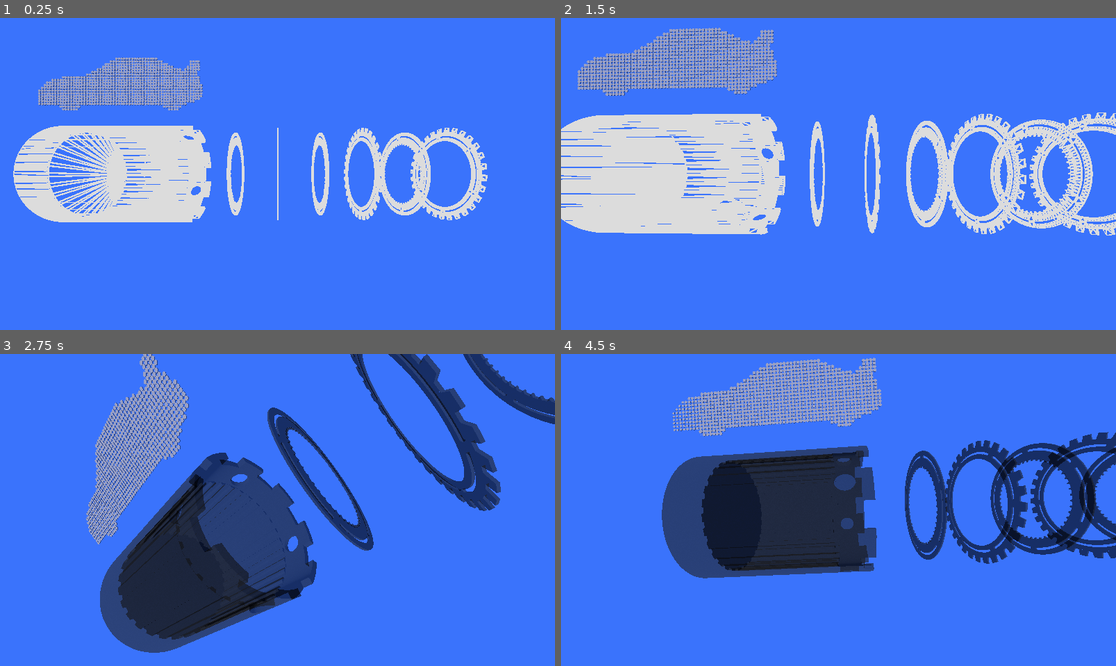
Above: before the commit, frames 1-4 (two rows, left to right).
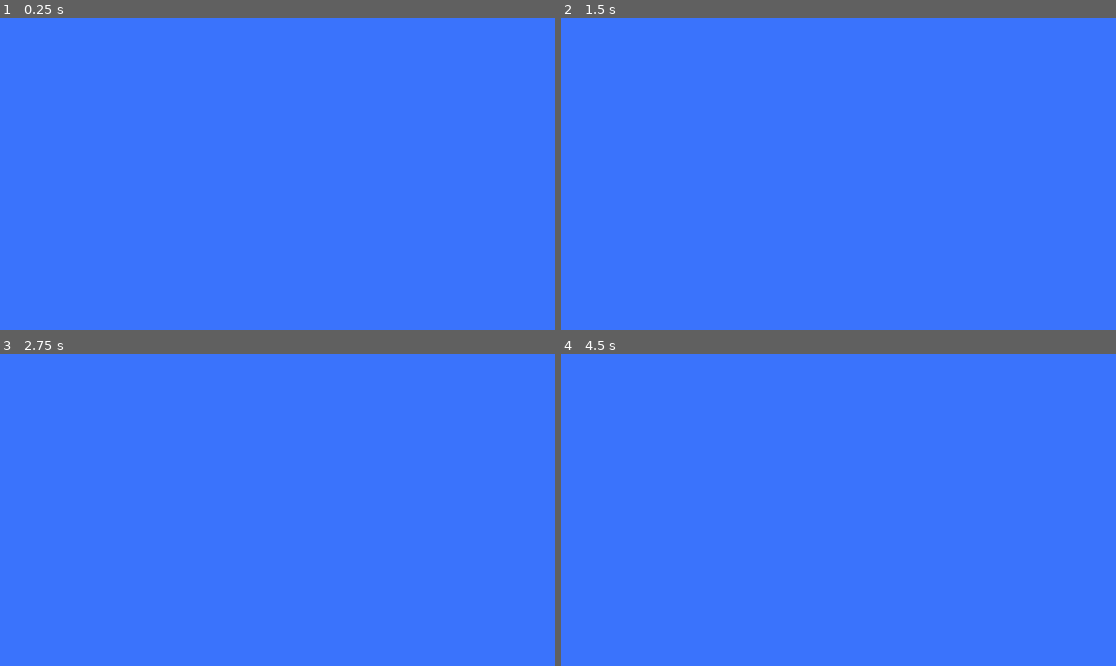
Above: after the commit, the same moments.

Repository: sjhennion/godot-dccd-demo
Game: Godot game, scene res://scenes/root.tscn
Two runs of this game, one before a commit and one after it. Both use one fixed random seed, a clock stepped at 60 frames per second and the inputs below.
Inputs (mouse positions are in pixels of both pictures, inside the frame that each line leads up to):
- Up to frame 1 (0.25 s): no input
- Up to frame 2 (1.5 s): move the mouse to (960, 158) at 0.52 s; hold C (CycleCamera) 0.53-1.28 s; move the mouse to (727, 189) at 1.27 s; tap C (CycleCamera) at 1.35 s
- Up to frame 3 (2.75 s): move the mouse to (333, 441) at 2.02 s; hold S (SwapShader) from 2.03 s (still down); tap C (CycleCamera) at 2.3 s
- Up to frame 4 (4.5 s): move the mouse to (810, 572) at 2.77 s; release S (SwapShader) at 2.78 s; tap T (TransitionToHousing) at 2.85 s; tap C (CycleCamera) at 3.05, 4.35 s; move the mouse to (1005, 556) at 3.52 s; hold C (CycleCamera) 3.53-4.28 s; tap B (CycleBitmap) at 4.15 s; move the mouse to (672, 463) at 4.27 s

The runs differ from the first frame. In frame 1, 15% of the frame differs, in the area x 2-88%, y 12-66%; in frame 2, 25%; in frame 3, 27%, in the area x 15-100%, y 0-96%; in frame 4, 26%.

Commit message:
Mostly layout work

Diff:
--- /dev/null
+++ b/project/scenes/StylizedLabel3D.tscn
@@ -0,0 +1,6 @@
+[gd_scene load_steps=2 format=3 uid="uid://01evbmqmeqv5"]
+
+[ext_resource type="Script" uid="uid://d1g2f61iufjon" path="res://scenes/stylized_label_3d.gd" id="1_khfk6"]
+
+[node name="StylizedLabel3d" type="Label3D"]
+script = ExtResource("1_khfk6")
--- a/project/scenes/dot_display.gd
+++ b/project/scenes/dot_display.gd
@@ -3,9 +3,11 @@
 #@onready var camera := $Camera3D
 #@onready var title_card := $Camera3D/TitleCard
 
+var mouse_over_viewpoint: Node3D
+
 const width := 64
 const height := 48
-const dot_r := 0.015
+const dot_r := 0.013
 const dot_height := 0.005
 const dot_gap := 0.03
 
@@ -36,7 +38,36 @@
 	var peanut := Image.load_from_file("res://images/peanut_side.png")
 	peanut_bitmap = convert_png_to_bitmap(peanut)
 
-	draw_display("peanut", peanut_bitmap)
+	#draw_display("peanut", peanut_bitmap)
+
+	call_deferred("start_bitmap_cycle_loop")
+	await get_tree().create_timer(1.0).timeout
+
+var clear_started := false
+func start_clear() -> void:
+	clear_started = true
+	clear_bitmap()
+
+func clear_bitmap() -> void:
+	for c: int in range(width - 1, -1, -1):
+		for r: int in range(height - 1, -1, -1):
+			var dot: CSGCylinder3D = dots[r][c]
+			var tween = get_tree().create_tween()
+			#tween.tween_property(dot, "modulate:a", 0.0, 1.5)
+			tween.tween_property(dot, "scale", Vector3(0.0, 0.0, 0.0), scale_down_dur)
+			tween.tween_callback(func():
+				dot.visible = false
+			)
+		await get_tree().create_timer(col_time_gap).timeout
+
+func start_bitmap_cycle_loop() -> void:
+	if clear_started:
+		return
+	await get_tree().create_timer(4.5).timeout
+	if clear_started:
+		return
+	cycle_bitmap()
+	start_bitmap_cycle_loop()
 
 const scale_down_dur := 1.0
 const scale_up_dur := 1.0
@@ -52,6 +83,9 @@
 func scale_load(bitmap_name: String, bitmap: Array[Array]) -> void:
 	for c: int in range(width):
 		for r: int in range(height):
+			if clear_started:
+				return
+
 			var dot: CSGCylinder3D = dots[r][c]
 
 			var cur_dot = current_bitmap[r][c]
@@ -89,7 +123,7 @@
 
 
 var wave_time_gap := 3.0
-var col_time_gap := 0.02
+var col_time_gap := 0.005
 var wave_dot_rot_dur := 1.0
 var wave_pos_delta := 0.03
 
@@ -106,10 +140,6 @@
 			tween2.set_trans(Tween.TransitionType.TRANS_SINE)
 			tween2.tween_property(dot, "position", Vector3(dot.position.x, dot.position.y + wave_pos_delta, dot.position.z), wave_dot_rot_dur)
 			tween2.tween_property(dot, "position", Vector3(dot.position.x, dot.position.y, dot.position.z), wave_dot_rot_dur)
-	#	await get_tree().create_timer(col_time_gap).timeout
-
-	#wave()
-
 
 func wave_load_callback(bitmap: Array[Array], row: int, col: int) -> void:
 	dots[row][col].visible = bitmap[row][col] == 1
@@ -156,19 +186,31 @@
 	var x_offset := (width * dot_gap) / 2.0
 	var y_offset := (height * dot_gap) / 2.0
 
+	var wireframe_shader := load("res://shaders/wireframe.gdshader")
+	var mat := ShaderMaterial.new()
+	mat.shader = wireframe_shader
+	mat.set_shader_parameter("modelColor", Color("3a73fc"))
+	mat.set_shader_parameter("wireframeColor", Color(1.0, 1.0, 1.0, 1.0))
+	mat.set_shader_parameter("width", 5.0)
+
 	for r: int in range(height):
 		var row := Array()
+		var bitmap_row := Array()
 		for c: int in range(width):
 			var dot := CSGCylinder3D.new()
+			dot.material = mat
 			dot.radius = dot_r
 			dot.height = dot_height
 			var x := (c * dot_gap) - x_offset + dot_gap / 2.0
 			var y := y_offset - (r * dot_gap) - dot_gap / 2.0
 			dot.position = Vector3(x, y, 0.0)
 			dot.rotation = Vector3(PI / 2.0, 0.0, 0.0)
+			dot.scale = Vector3(scale_down_factor, scale_down_factor, scale_down_factor)
 			row.append(dot)
+			bitmap_row.append(0)
 			add_child(dot)
 		dots.append(row)
+		current_bitmap.append(bitmap_row)
 
 	dots[0][0].scale = Vector3(0.0, 0.0, 0.0)
 
@@ -183,8 +225,6 @@
 
 
 func cycle_bitmap() -> void:
-	print("Cycle bitmap")
-
 	if current_bitmap_name == "peanut":
 		scale_load("awd", awd_bitmap)
 	else:
@@ -233,20 +273,27 @@
 	pos_tween.tween_property(dot, "position", Vector3(dot.position.x, dot.position.y, scale_pos_back_factor), scale_pos_dur)
 	pos_tween.tween_property(dot, "position", Vector3(dot.position.x, dot.position.y, 0.0), scale_pos_dur)
 
+func handle_mouse_over() -> void:
+	if mouse_over_viewpoint == null:
+		return
+
+	var mouse_pos := get_viewport().get_mouse_position()
+	print(mouse_pos)
+	var mouse_3d = drop_plane.intersects_ray(
+							 mouse_over_viewpoint.project_ray_origin(mouse_pos),
+							 mouse_over_viewpoint.project_ray_normal(mouse_pos))
+	print(mouse_3d)
+
+	if mouse_3d != null:
+		#print("No mouse3d")
+		mouse_3d -= (position + Vector3(-0.9, -0.1, 0.0))
+		#print(mouse_3d)
+		return
+		mouse_over(mouse_3d)
+
 
 func _process(delta):
-	pass
-	"""
-	var mouse_pos := get_viewport().get_mouse_position()
-	var mouse_3d = drop_plane.intersects_ray(
-							 camera.project_ray_origin(mouse_pos),
-							 camera.project_ray_normal(mouse_pos))
-
-	if mouse_3d != null:
-		mouse_over(mouse_3d)
-	"""
-
+	handle_mouse_over()
 	#print(mouse_3d)
-
 	pass
 	#call_deferred("wave")
--- a/project/scenes/fixture.gd
+++ b/project/scenes/fixture.gd
@@ -1,14 +1,12 @@
 extends Node3D
 
-@onready var clutch_disc1 = $clutch_plate_front_outer_spline/Node/Node2/Mesh
-@onready var clutch_disc2 = $clutch_plate_front_outer_spline2/Node/Node2/Mesh
-@onready var clutch_disc3 = $clutch_plate_front_outer_spline3/Node/Node2/Mesh
+@onready var cpfo1 = $clutch_plate_front_outer_spline/Node/Node2/Mesh
+@onready var cpfo2 = $clutch_plate_front_outer_spline2/Node/Node2/Mesh
+@onready var cpfo3 = $clutch_plate_front_outer_spline3/Node/Node2/Mesh
 
-@onready var clutch_disc4 = $clutch_plate_front_inner_spline/Node/Node2/Mesh
-@onready var clutch_disc5 = $clutch_plate_front_inner_spline2/Node/Node2/Mesh
-@onready var clutch_disc6 = $clutch_plate_front_inner_spline3/Node/Node2/Mesh
+@onready var cpfi1 = $clutch_plate_front_inner_spline/Node/Node2/Mesh
+@onready var cpfi2 = $clutch_plate_front_inner_spline2/Node/Node2/Mesh
+@onready var cpfi3 = $clutch_plate_front_inner_spline3/Node/Node2/Mesh
 
 func _ready():
-	clutch_disc1.offset = 1.0
-	clutch_disc2.offset = 2.0
-	clutch_disc3.offset = 3.0
+	pass
--- a/project/scenes/root.gd
+++ b/project/scenes/root.gd
@@ -1,17 +1,36 @@
 extends Node3D
 
 @onready var fixture = $Fixture
+@onready var fixture_center_point = $FixtureCenterPoint
 @onready var mobile_camera = $MobileCamera
 
 #var mobile_camera := Node3D.new()
 
+@onready var starting_camera_setup = $MainMenu/StartingCameraSetup
 @onready var static_side_profile_setup = $StaticSideProfileSetup
 @onready var side_profile_pan_setup = $SideProfilePanSetup
 @onready var three_quarter_camera_setup = $ThreeQuarterCameraPanSetup
 @onready var housing_side_setup = $HousingSideSetup
 
-@onready var camera_setups: Array[Node3D] = [static_side_profile_setup, side_profile_pan_setup, three_quarter_camera_setup, housing_side_setup]
-var cur_camera_setup_index := 0
+@onready var camera_setup_names: Array[String] = ["StartingCamera", "StaticSideProfile", "SideProfilePan", "ThreeQuarterPan", "HousingSide"]
+
+@onready var camera_setups: Dictionary[String, Node3D] = {
+	"StartingCamera": starting_camera_setup,
+	"StaticSideProfile": static_side_profile_setup,
+	"SideProfilePan": side_profile_pan_setup,
+	"ThreeQuarterPan": three_quarter_camera_setup,
+	"HousingSide": housing_side_setup,
+}
+
+@onready var menu_dot_display := $MainMenu/StartingDotDisplay
+@onready var title_card := $MainMenu/TitleCard
+@onready var menu_camera_setup := $MainMenu/StartingCameraSetup
+
+var at_main_menu := true
+
+var cur_camera_name := "StartingCamera"
+
+#var cur_camera_setup_index := 0
 var transition_start := Node3D.new()
 var transitioning_camera := false
 
@@ -30,26 +49,71 @@
 	tween.set_loops(0)
 
 func _ready():
-	mobile_camera.position = static_side_profile_setup.position
-	mobile_camera.rotation = static_side_profile_setup.rotation
+	mobile_camera.position = starting_camera_setup.position
+	mobile_camera.rotation = starting_camera_setup.rotation
 
 	setup_side_profile_pan()
 	setup_three_quarter_pan()
+	setup_main_menu_dot_display()
+	setup_title_card()
+	setup_fixture()
+
+func setup_fixture():
+	await get_tree().create_timer(4.0).timeout
+	var fixture_tween := get_tree().create_tween()
+	fixture_tween.set_trans(Tween.TransitionType.TRANS_SINE)
+	fixture_tween.tween_property(fixture, "position", fixture_center_point.position, 9.0)
+	fixture_tween.tween_callback(func():
+		print("Fixture setup complete")
+	)
+
+func setup_main_menu_dot_display():
+	menu_dot_display.mouse_over_viewpoint = mobile_camera
+
+func setup_title_card():
+	title_card.text_chunks.append("2004-2006 Subaru Impreza WRX STi")
+	title_card.text_chunks.append("Driver Controlled Center Differential")
+	title_card.text_chunks.append("Modeled in Zoo Design Studio")
+	title_card.text_chunks.append("Stephan Hennion 2025")
 
 func camera_transition_finished():
 	transitioning_camera = false
 	#mobile_camera = camera_setups[cur_camera_setup_index]
 
 func lerp_transition(weight: float) -> void:
-	mobile_camera.position = transition_start.position.lerp(camera_setups[cur_camera_setup_index].position, weight)
-	mobile_camera.rotation = transition_start.rotation.lerp(camera_setups[cur_camera_setup_index].rotation, weight)
+	mobile_camera.position = transition_start.position.lerp(camera_setups[cur_camera_name].position, weight)
+	mobile_camera.rotation = transition_start.rotation.lerp(camera_setups[cur_camera_name].rotation, weight)
+
+func clear_main_menu():
+	at_main_menu = false
+	menu_dot_display.start_clear()
+	"""
+	var dot_display_tween := get_tree().create_tween()
+	dot_display_tween.tween_property(menu_dot_display, "modulate:a", 0.0, 3.0)
+	dot_display_tween.tween_callback(func():
+		menu_dot_display.visible = false
+	)
+	var title_card_tween := get_tree().create_tween()
+	title_card_tween.tween_property(title_card, "modulate:a", 0.0, 2.0)
+	title_card_tween.tween_callback(func():
+		title_card.visible = false
+	)
+	"""
+	title_card.start_clear()
 
 func cycle_camera():
 	if transitioning_camera:
 		pass
 		#return
 
-	cur_camera_setup_index = cur_camera_setup_index + 1 if cur_camera_setup_index + 1 < camera_setups.size() else 0
+	if at_main_menu:
+		clear_main_menu()
+
+	#cur_camera_setup_index = cur_camera_setup_index + 1 if cur_camera_setup_index + 1 < camera_setups.size() else 0
+	var cur_camera_index := camera_setup_names.find(cur_camera_name)
+	var next_camera_index := cur_camera_index + 1 if cur_camera_index + 1 < camera_setup_names.size() else 1
+	cur_camera_name = camera_setup_names[next_camera_index]
+
 	transition_start.position = mobile_camera.position
 	transition_start.rotation = mobile_camera.rotation
 
@@ -70,5 +134,5 @@
 
 func _process(delta: float) -> void:
 	if not transitioning_camera:
-		mobile_camera.position = camera_setups[cur_camera_setup_index].position
-		mobile_camera.rotation = camera_setups[cur_camera_setup_index].rotation
+		mobile_camera.position = camera_setups[cur_camera_name].position
+		mobile_camera.rotation = camera_setups[cur_camera_name].rotation
--- a/project/scenes/root.tscn
+++ b/project/scenes/root.tscn
@@ -1,8 +1,9 @@
-[gd_scene load_steps=5 format=3 uid="uid://4023v5cxetli"]
+[gd_scene load_steps=6 format=3 uid="uid://4023v5cxetli"]
 
 [ext_resource type="Script" uid="uid://bbx2m6oimbea8" path="res://scenes/root.gd" id="1_twpsu"]
 [ext_resource type="PackedScene" uid="uid://b3tuqjk7cg04" path="res://scenes/dot_display.tscn" id="2_lrqlo"]
 [ext_resource type="PackedScene" uid="uid://3rdu6jqi30ly" path="res://scenes/fixture.tscn" id="2_twpsu"]
+[ext_resource type="PackedScene" uid="uid://01evbmqmeqv5" path="res://scenes/StylizedLabel3D.tscn" id="3_sqa0i"]
 
 [sub_resource type="Environment" id="Environment_kycxp"]
 background_mode = 1
@@ -13,16 +14,24 @@
 
 [node name="MainMenu" type="Node3D" parent="."]
 
-[node name="StartingCamera" type="Node3D" parent="MainMenu"]
+[node name="StartingCameraSetup" type="Node3D" parent="MainMenu"]
+transform = Transform3D(1, 0, 0, 0, 1, 0, 0, 0, 1, 0, -0.4689163, 1.792)
 
-[node name="DotDisplay" parent="MainMenu" instance=ExtResource("2_lrqlo")]
-transform = Transform3D(1, 0, 0, 0, 1, 0, 0, 0, 1, -1.777143, 1.0470287, -0.7996999)
+[node name="StartingDotDisplay" parent="MainMenu" instance=ExtResource("2_lrqlo")]
+transform = Transform3D(0.9805397, 0, -0.19632259, 0, 1, 0, 0.19632259, 0, 0.9805397, 2.117, -1.6510992, -0.826)
+
+[node name="TitleCard" parent="MainMenu" instance=ExtResource("3_sqa0i")]
+transform = Transform3D(1, 0, 0, 0, 1, 0, 0, 0, 1, -3.275, -2.0536654, -1.002)
+outline_modulate = Color(1, 1, 1, 1)
+outline_size = 2
+horizontal_alignment = 0
+vertical_alignment = 2
 
 [node name="MobileCamera" type="Camera3D" parent="."]
 environment = SubResource("Environment_kycxp")
 
 [node name="Fixture" parent="." instance=ExtResource("2_twpsu")]
-transform = Transform3D(-4.371139e-08, 0, 1, 0, 1, 0, -1, 0, -4.371139e-08, 2, 0, -1)
+transform = Transform3D(-4.371139e-08, 0, 1, 0, 1, 0, -1, 0, -4.371139e-08, -10, 0, -1)
 
 [node name="DirectionalLight3D" type="DirectionalLight3D" parent="."]
 
@@ -37,3 +46,6 @@
 
 [node name="HousingSideSetup" type="Node3D" parent="."]
 transform = Transform3D(-4.371139e-08, 1, 0, -1, -4.371139e-08, 0, 0, 0, 1, -1.794, 0, 0.713)
+
+[node name="FixtureCenterPoint" type="Node3D" parent="."]
+transform = Transform3D(1, 0, 0, 0, 1, 0, 0, 0, 1, 2.158, 0, -1)
--- /dev/null
+++ b/project/scenes/stylized_label_3d.gd
@@ -0,0 +1,84 @@
+extends Label3D
+
+var text_chunks := []
+
+var cur_full_text := ""
+var cur_next_text := ""
+var cur_text_index := 0
+
+var initial_delay := 1.0
+var letter_time := 0.08
+var blink_time := 0.555555
+var blink_target_count := 6
+var blink_count := 0
+
+var clear_called := false
+
+# Called when the node enters the scene tree for the first time.
+func _ready() -> void:
+	await get_tree().create_timer(initial_delay).timeout
+	text = " "
+	cursor_blink()
+
+func start_clear() -> void:
+	clear_called = true
+	clear_text()
+
+# Remove all the text like pressing backspace quickly
+func clear_text() -> void:
+	while text.length() > 0:
+		text = text.substr(0, text.length() - 2)
+		await get_tree().create_timer(0.005).timeout
+
+func cursor_blink() -> void:
+	if clear_called:
+		return
+
+	if blink_count % 2 == 0:
+		text[text.length() - 1] = "█"
+	else:
+		text[text.length() - 1] = " "
+	blink_count += 1
+	if blink_count < blink_target_count:
+		await get_tree().create_timer(blink_time).timeout
+		cursor_blink()
+	elif text_chunks.size() > 0:
+		cur_full_text += cur_next_text + "\n"
+		cur_next_text = text_chunks.pop_front()
+		cur_text_index = 0
+		text[text.length() - 1] = " "
+		next_letter()
+	else:
+		post_blink()
+
+func next_letter() -> void:
+	if clear_called:
+		return
+
+	text = cur_full_text + cur_next_text.substr(0, cur_text_index) + " █"
+	cur_text_index += 1
+	var variation := 15.0
+	var time_rand := 1.0 + ((randf() / variation) - (variation / 10.0 / 2.0))
+	await get_tree().create_timer(letter_time * time_rand).timeout
+	if cur_text_index <= cur_next_text.length():
+		next_letter()
+	else:
+		blink_count = 0
+		blink_target_count = 6
+		cursor_blink()
+
+func post_blink() -> void:
+	if clear_called:
+		return
+
+	if text[text.length() - 1] != "█":
+		text[text.length() - 1] = "█"
+	else:
+		text[text.length() - 1] = " "
+
+	await get_tree().create_timer(blink_time).timeout
+	post_blink()
+
+# Called every frame. 'delta' is the elapsed time since the previous frame.
+func _process(delta: float) -> void:
+	pass
Not shown, added: project/scenes/stylized_label_3d.gd.uid
Not shown, added: .DS_Store
Not shown, added: project/.DS_Store
